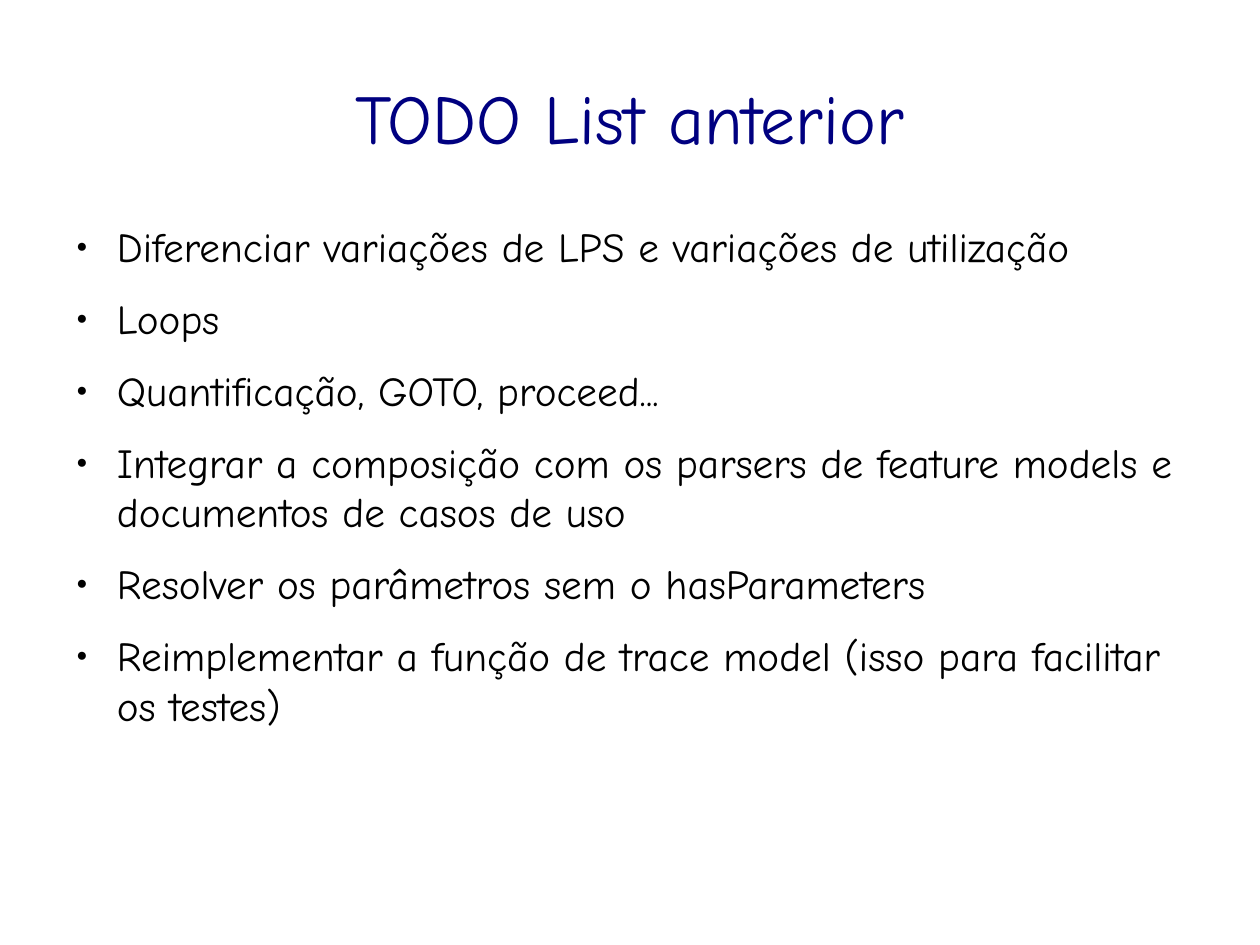
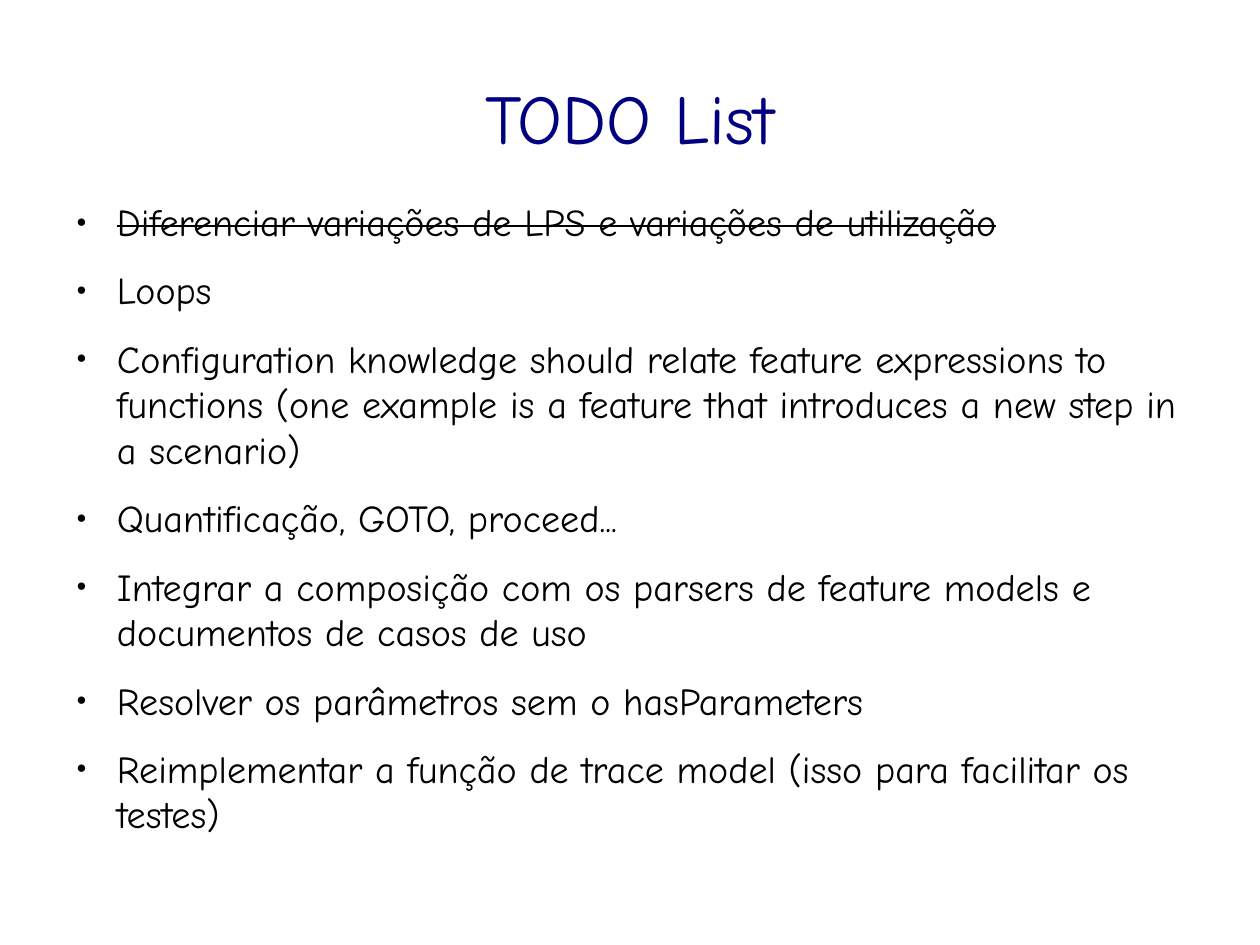
Before and after one commit to rbonifacio/variability-management-research, a slide deck: slide 8 of VariabilityManagement/docs/meetings/reunia-paulo-20080601.odp. Drawn at 1260x945 pixels with LibreOffice and Linux fonts; fonts in the diff are those of the drawing. Boxes give left, top, right and bottom in pixels: in the first picture for what was removed or moved away, otherwise in the second. Text is boxed around its words. In the diff, an @@ line names an element or a change of style, - is before the commit and + after.

```diff
--- a/VariabilityManagement/docs/meetings/reunia-paulo-20080601.odp
+++ b/VariabilityManagement/docs/meetings/reunia-paulo-20080601.odp
@@ title at [485,96,775,145]: text changed @@
-TODO List anterior
+TODO List
@@ text "Diferenciar variações de LPS e ...": place and size @@
-text "Diferenciar variações de LPS e ..." at [117,232,1172,726]
+text "Diferenciar variações de LPS e ..." at [117,209,1176,832]
@@ text at [117,209,1129,832]: size 26 to 24 pt in "Diferenciar variações de LPS e variações de ...", "Loops", "Quantificação, GOTO, proceed...", "Integrar a composição com os parsers de ..." and 2 more places; strikethrough on in "Diferenciar variações de LPS e variações de ..." @@
@@ text at [117,347,1176,468]: paragraph added @@
+● Configuration knowledge should relate feature expressions to functions (one example is a feature that introduces a new step in a scenario)
```
Also in this commit, not shown: 2 other slides changed.
